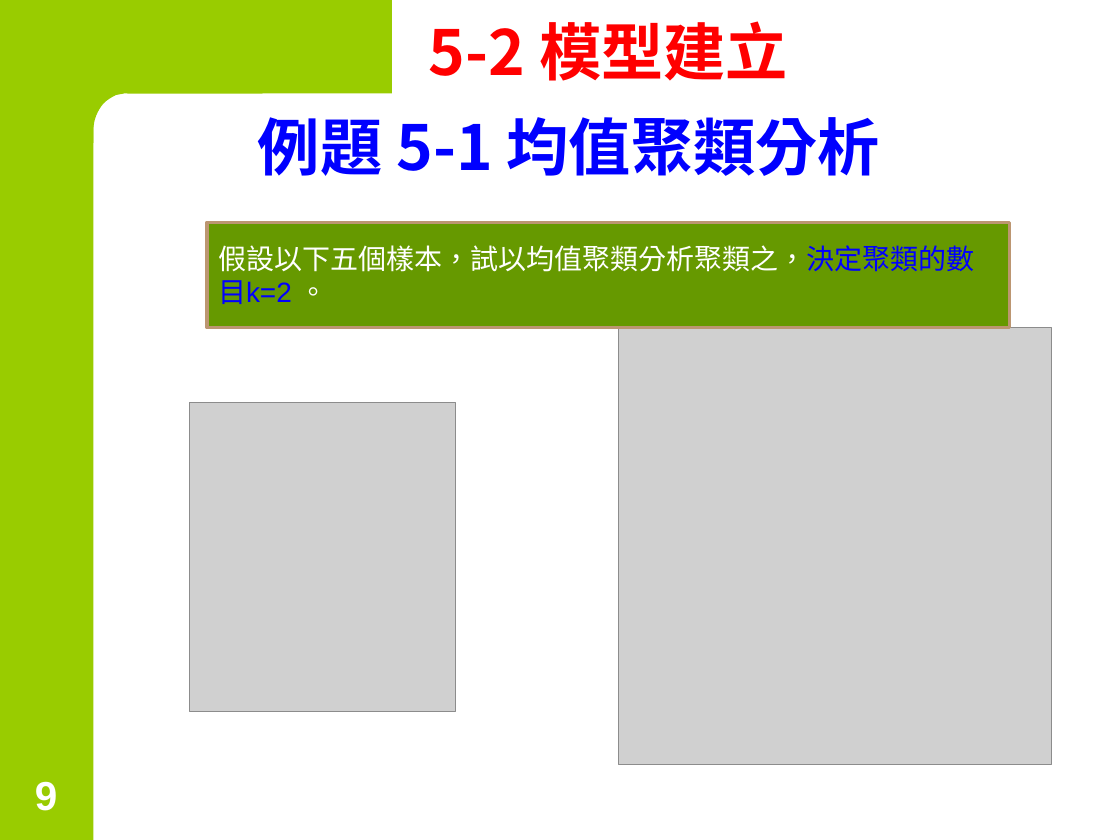
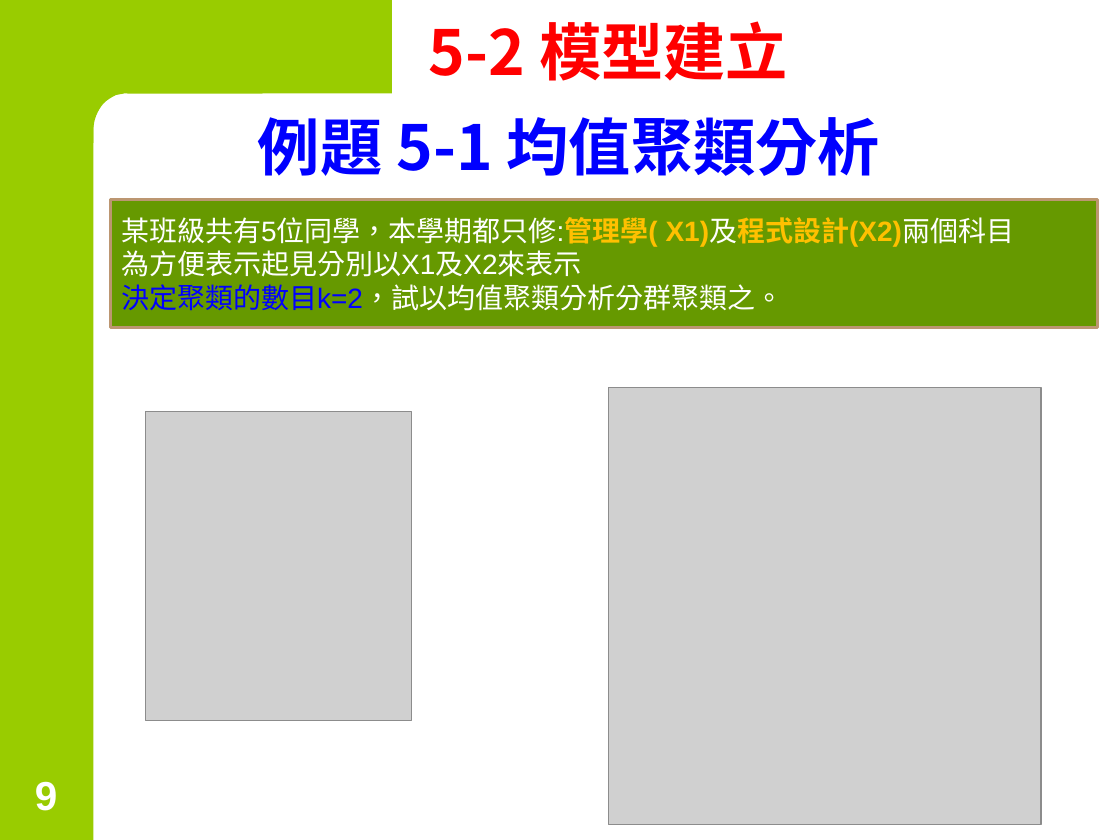
Before and after one commit to chih-chengwu/Data-Mining-MarkDown, a slide deck: slide 9 of 第5章_聚類分析-均值(K-means)聚類分析.pptx. Drawn at 1120x840 pixels with LibreOffice and Linux fonts; fonts in the diff are those of the drawing; grey boxes stand for pictures. Boxes give left, top, right and bottom in pixels: in the first picture for what was removed or moved away, otherwise in the second. Text is boxed around its words. In the diff, an @@ line names an element or a change of style, - is before the commit and + after.

Commit message:
0925

```diff
--- a/第5章_聚類分析-均值(K-means)聚類分析.pptx
+++ b/第5章_聚類分析-均值(K-means)聚類分析.pptx
@@ rectangle "某班級共有5位同學，本學期都只修:管理學( X1)及程式設計(X2)兩個科目": place and size @@
-rectangle "某班級共有5位同學，本學期都只修:管理學( X1)及程式設計(X2)兩個科目" at box(207, 222, 1010, 327)
+rectangle "某班級共有5位同學，本學期都只修:管理學( X1)及程式設計(X2)兩個科目" at box(110, 199, 1098, 327)
@@ text in rectangle at box(121, 217, 1015, 311): text changed @@
-假設以下五個樣本，試以均值聚類分析聚類之，決定聚類的數目k=2 。
+某班級共有5位同學，本學期都只修:管理學( X1)及程式設計(X2)兩個科目
+為方便表示起見分別以X1及X2來表示
+決定聚類的數目k=2，試以均值聚類分析分群聚類之。
@@ picture: place and size @@
-picture at box(618, 328, 1051, 765)
+picture at box(608, 388, 1040, 824)
@@ picture: place and size @@
-picture at box(189, 402, 455, 711)
+picture at box(146, 411, 411, 720)
```
Also in this commit, not shown: 3 other slides changed.
